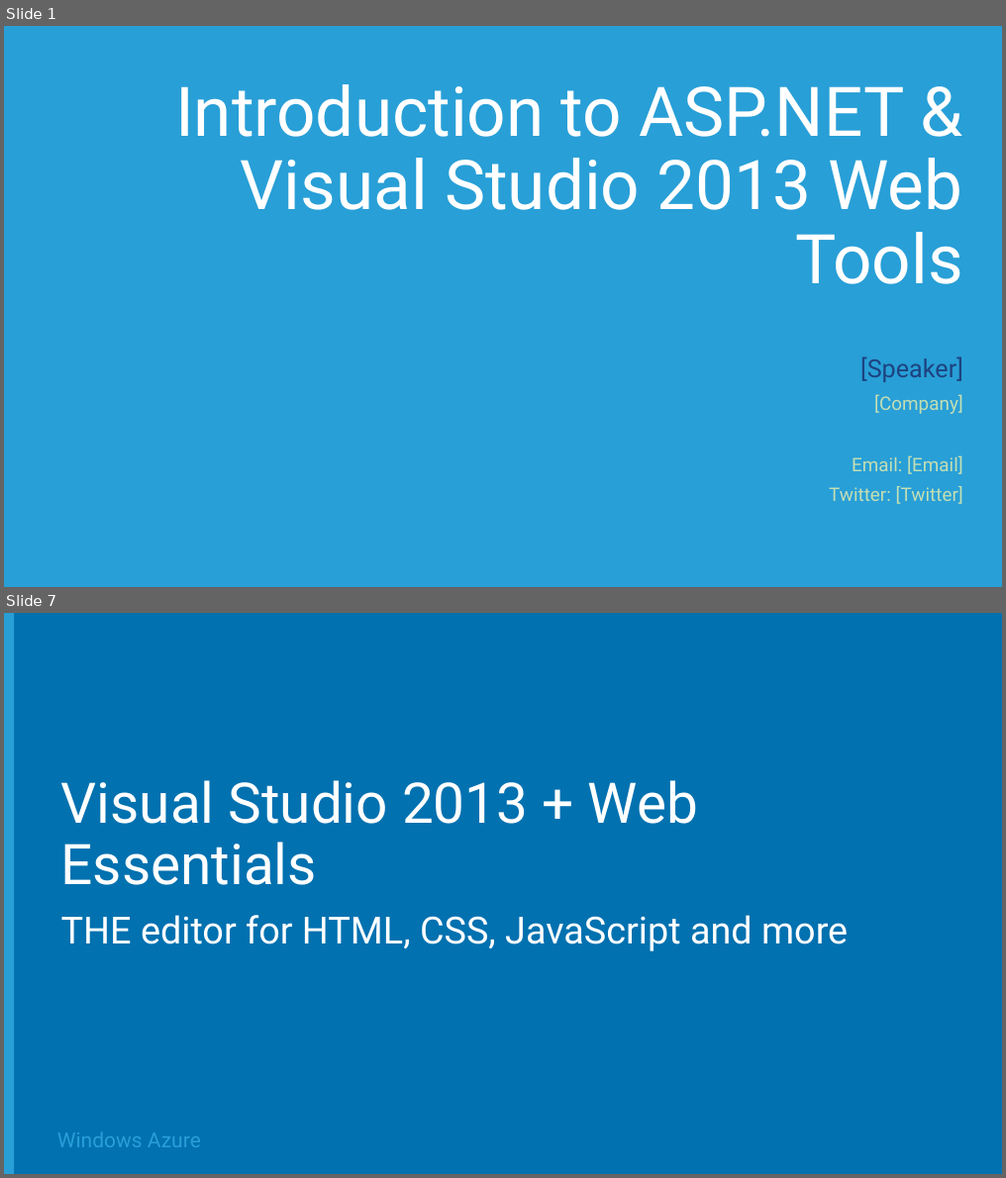
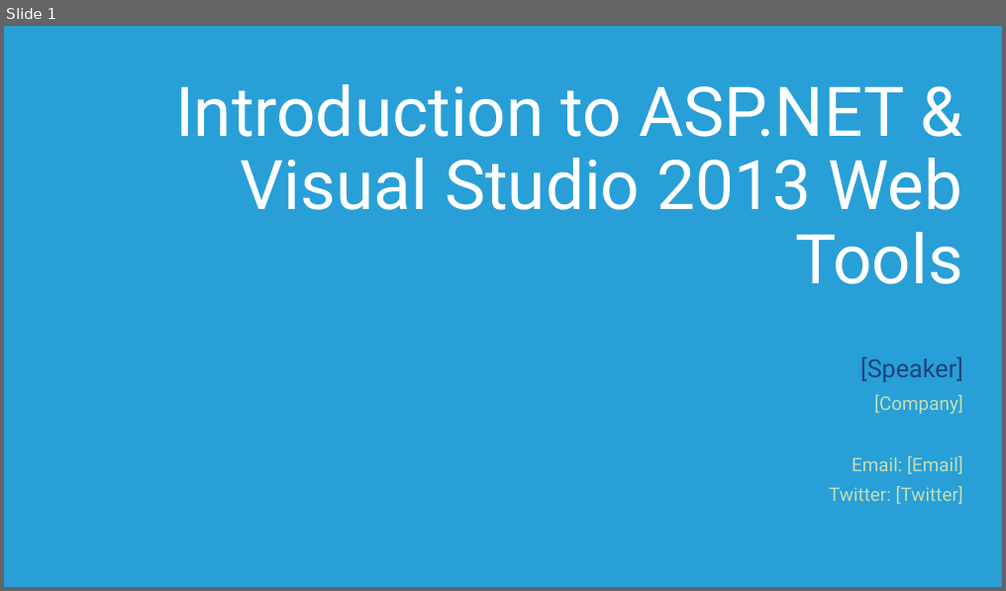
Before and after one commit to Microsoft-Web/DECK-ASPNET-and-VS-Web-Tooling, a slide deck: 2-ASPNET-and-VS-Web-Tooling.pptx. Shown one above the other, each under a label of ours: slides 1 and 7 before the commit, slide 1 after it; the slides between them are not shown. The pictures are 1006x1178 and 1006x591 pixels, drawn with LibreOffice and Linux fonts; fonts in the diff are those of the drawing; background and template pictures are left out. Boxes give left, top, right and bottom in pixels: in the first picture for what was removed or moved away, otherwise in the second. Text is boxed around its words. In the diff, an @@ line names an element or a change of style, - is before the commit and + after.

```diff
--- a/2-ASPNET-and-VS-Web-Tooling.pptx
+++ b/2-ASPNET-and-VS-Web-Tooling.pptx
@@ slide 7 removed at bbox=[4, 613, 1002, 1174], background #0171B0 @@
@@ rectangle removed at bbox=[4, 613, 14, 1174] @@
@@ title removed at bbox=[61, 780, 698, 885] @@
-Visual Studio 2013 + Web Essentials
@@ subtitle removed at bbox=[61, 915, 847, 952] @@
-THE editor for HTML, CSS, JavaScript and more
@@ text removed at bbox=[57, 1133, 201, 1148] @@
-Windows Azure
```
Also in this commit, not shown: 5 slides changed, 14 slides added, 12 other slides removed.
